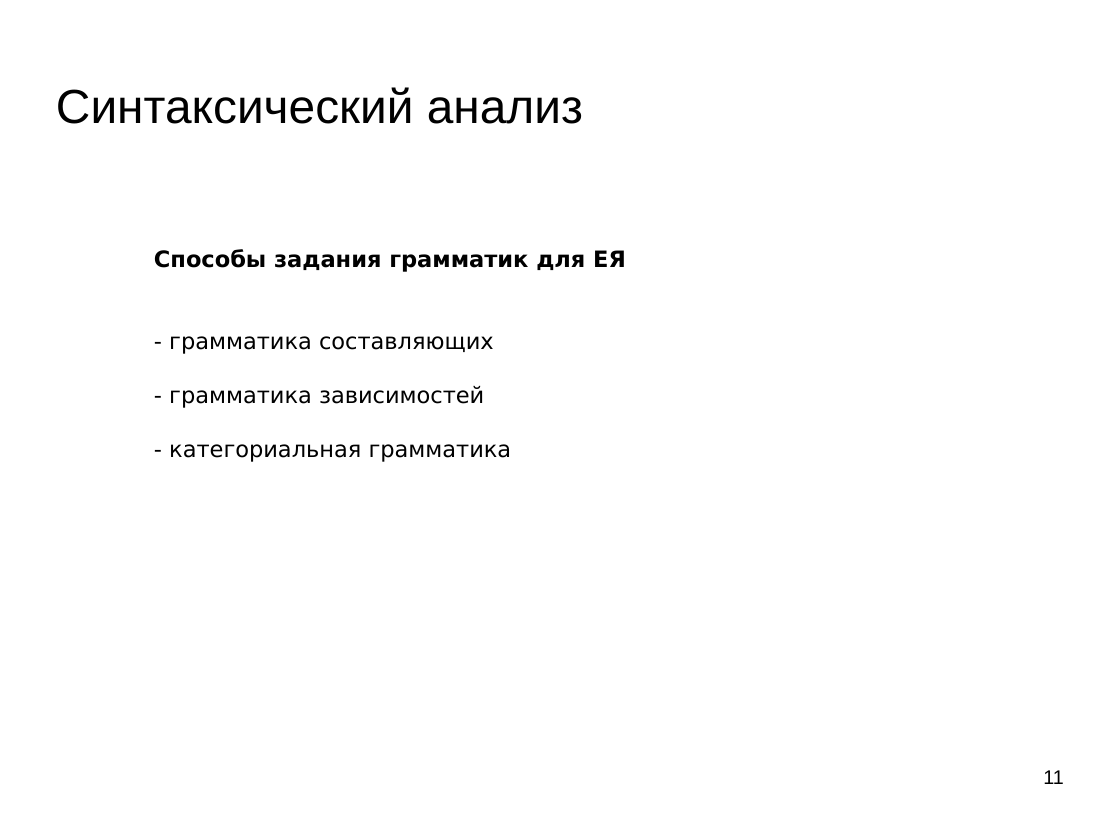
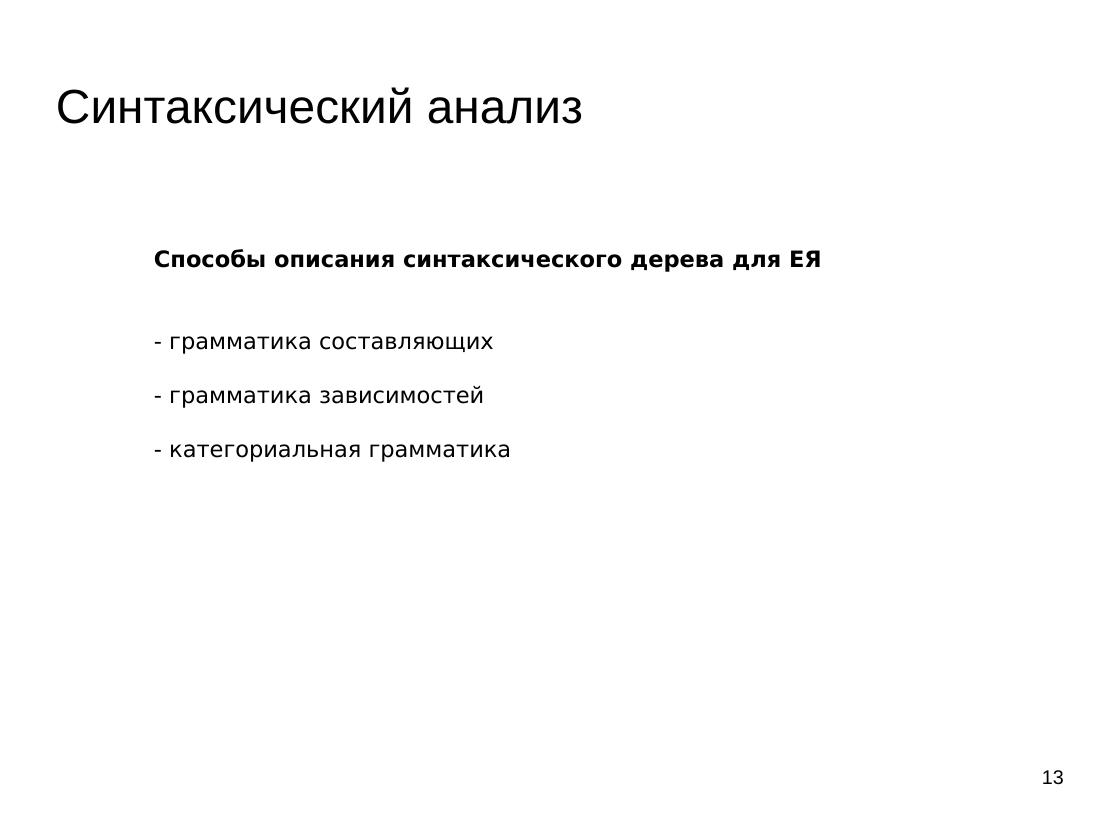
Before and after one commit to mechanoid5/ml_nlp_2022, a slide deck: slide 13 of 07-synt-grammar.odp (slide 11 before the commit). Drawn at 1120x840 pixels with LibreOffice and Linux fonts; fonts in the diff are those of the drawing; background and template pictures are left out. Boxes give left, top, right and bottom in pixels: in the first picture for what was removed or moved away, otherwise in the second. Text is boxed around its words. In the diff, an @@ line names an element or a change of style, - is before the commit and + after.

```diff
--- a/07-synt-grammar.odp
+++ b/07-synt-grammar.odp
@@ text at (154, 249, 822, 272): text changed @@
-Способы задания грамматик для ЕЯ
+Способы описания синтаксического дерева для ЕЯ
@@ page number at (1042, 770, 1064, 785): text changed @@
-11
+13
```
Also in this commit, not shown: 5 other slides changed, 2 slides added, 6 other files.
